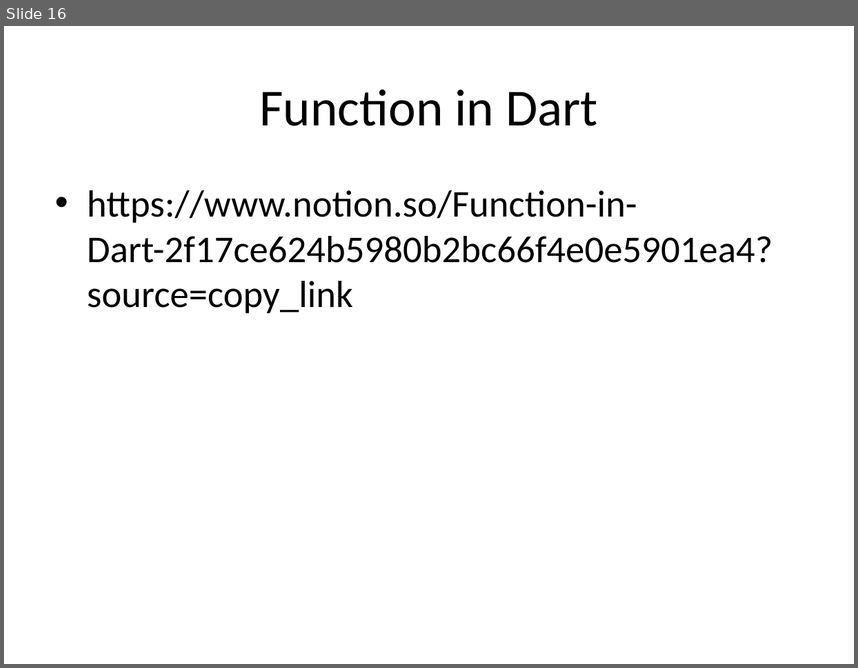
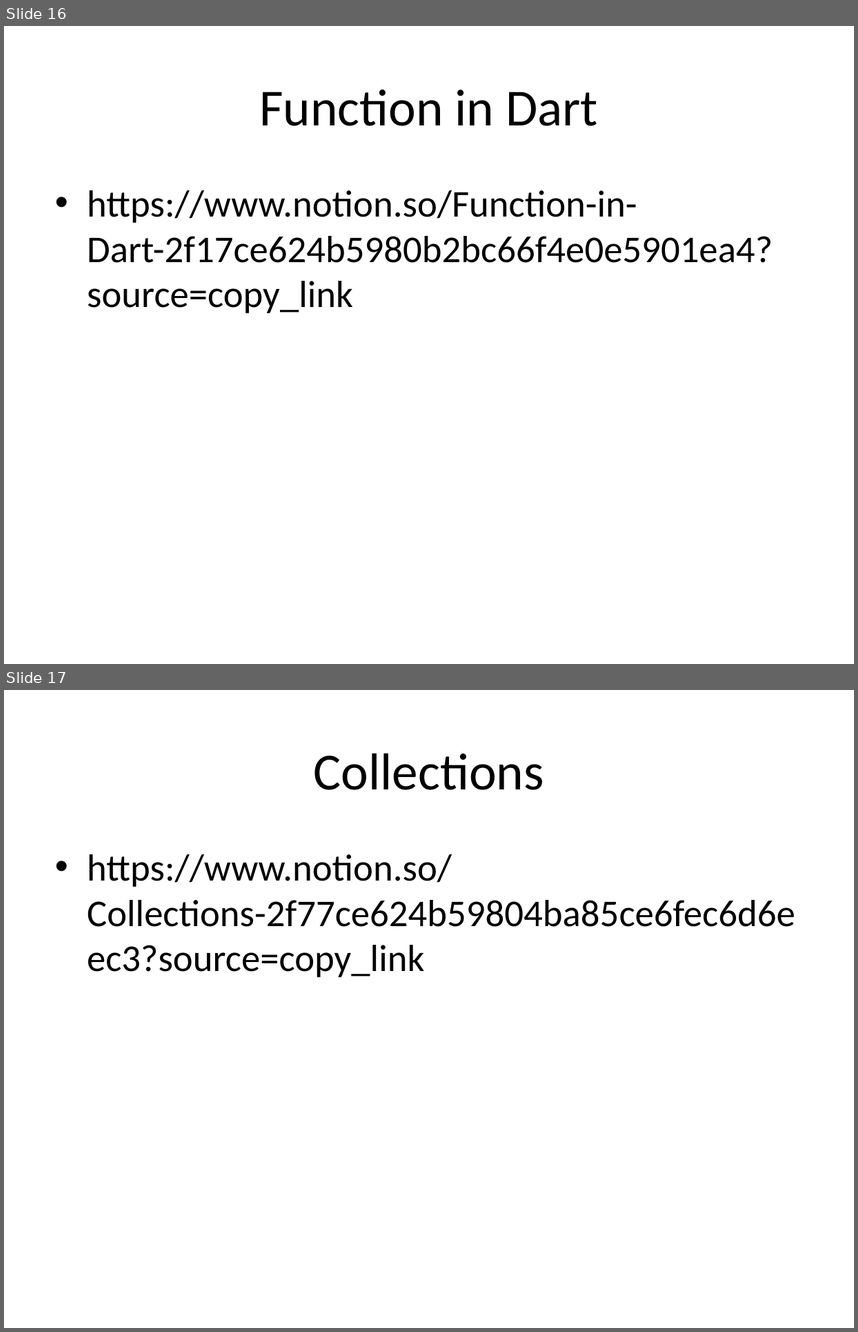
Before and after one commit to aburiro/flutter-complete-course, a slide deck: resources/PITP/Week_2_Dart_Programming_Basics.pptx. Shown one above the other, each under a label of ours: slide 16 before the commit, slides 16 and 17 after it. The pictures are 858x668 and 858x1332 pixels, drawn with LibreOffice and Linux fonts; fonts in the diff are those of the drawing. Boxes give left, top, right and bottom in pixels: in the first picture for what was removed or moved away, otherwise in the second. Text is boxed around its words. In the diff, an @@ line names an element or a change of style, - is before the commit and + after.

Commit message:
collections

```diff
--- a/resources/PITP/Week_2_Dart_Programming_Basics.pptx
+++ b/resources/PITP/Week_2_Dart_Programming_Basics.pptx
@@ slide 17 added at bbox=[4, 690, 854, 1328], background #FFFFFF @@
@@ title added at bbox=[314, 753, 544, 790], 44 pt, text #000000 @@
+Collections
@@ text added at bbox=[87, 854, 795, 977], 32 pt, text #000000 @@
+• https://www.notion.so/Collections-2f77ce624b59804ba85ce6fec6d6eec3?source=copy_link
```
